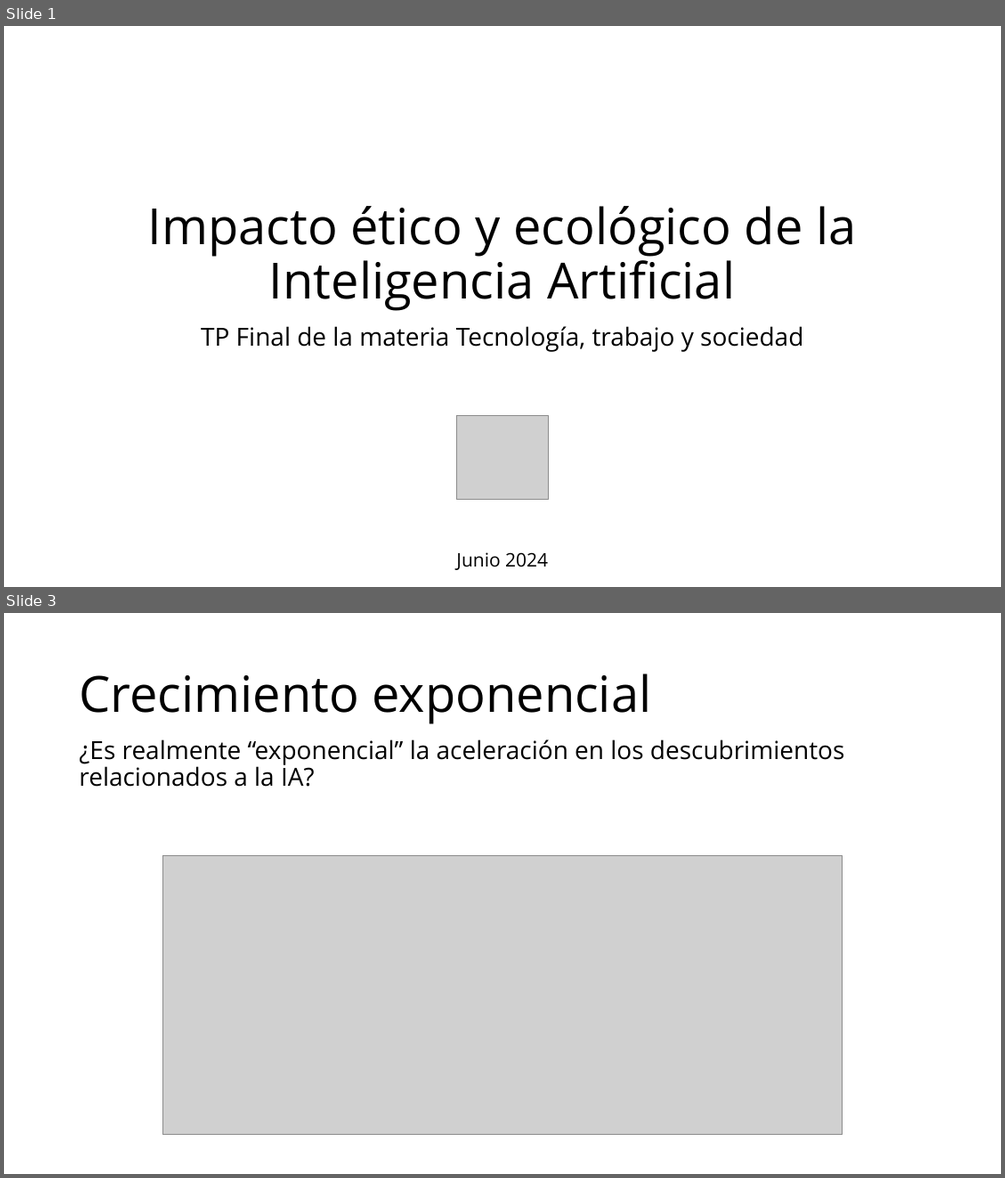
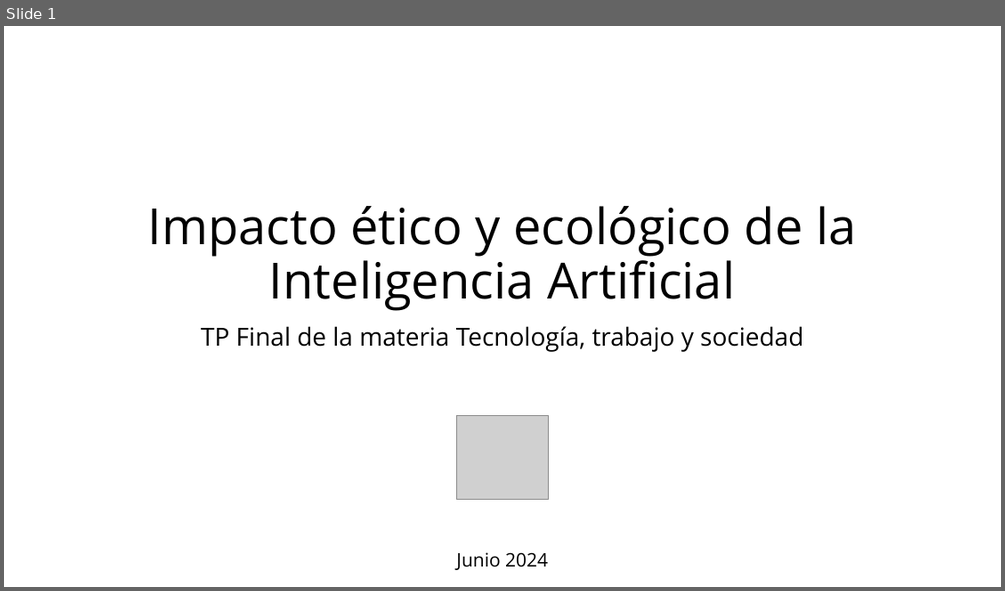
Before and after one commit to kaenovsky/iftsnotes, a slide deck: 314-tts/tp-final/presenta/tts-tp-final-ppt.pptx. Shown one above the other, each under a label of ours: slides 1 and 3 before the commit, slide 1 after it; the slides between them are not shown. The pictures are 1005x1178 and 1005x591 pixels, drawn with LibreOffice and Linux fonts; fonts in the diff are those of the drawing; grey boxes stand for pictures. Boxes give left, top, right and bottom in pixels: in the first picture for what was removed or moved away, otherwise in the second. Text is boxed around its words. In the diff, an @@ line names an element or a change of style, - is before the commit and + after.

```diff
--- a/314-tts/tp-final/presenta/tts-tp-final-ppt.pptx
+++ b/314-tts/tp-final/presenta/tts-tp-final-ppt.pptx
@@ slide 3 removed at box(4, 613, 1001, 1174), background #FFFFFF @@
@@ title removed at box(79, 674, 652, 724) @@
-Crecimiento exponencial
@@ subtitle removed at box(79, 739, 845, 787) @@
-¿Es realmente “exponencial” la aceleración en los descubrimientos relacionados a la IA?
@@ picture removed at box(162, 856, 842, 1135) @@
```
Also in this commit, not shown: 3 slides changed, 2 other slides removed, 1 other file.
